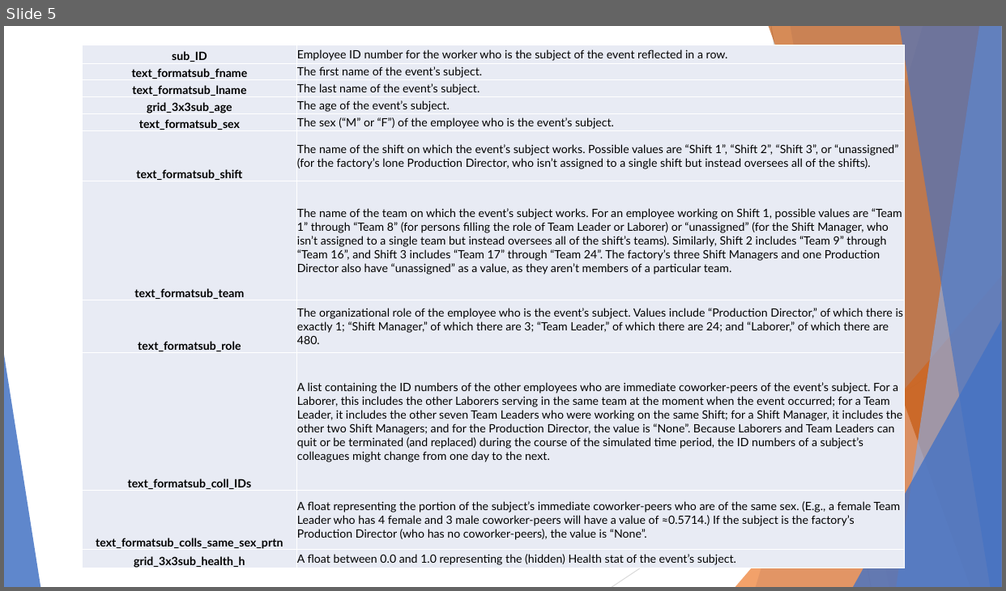
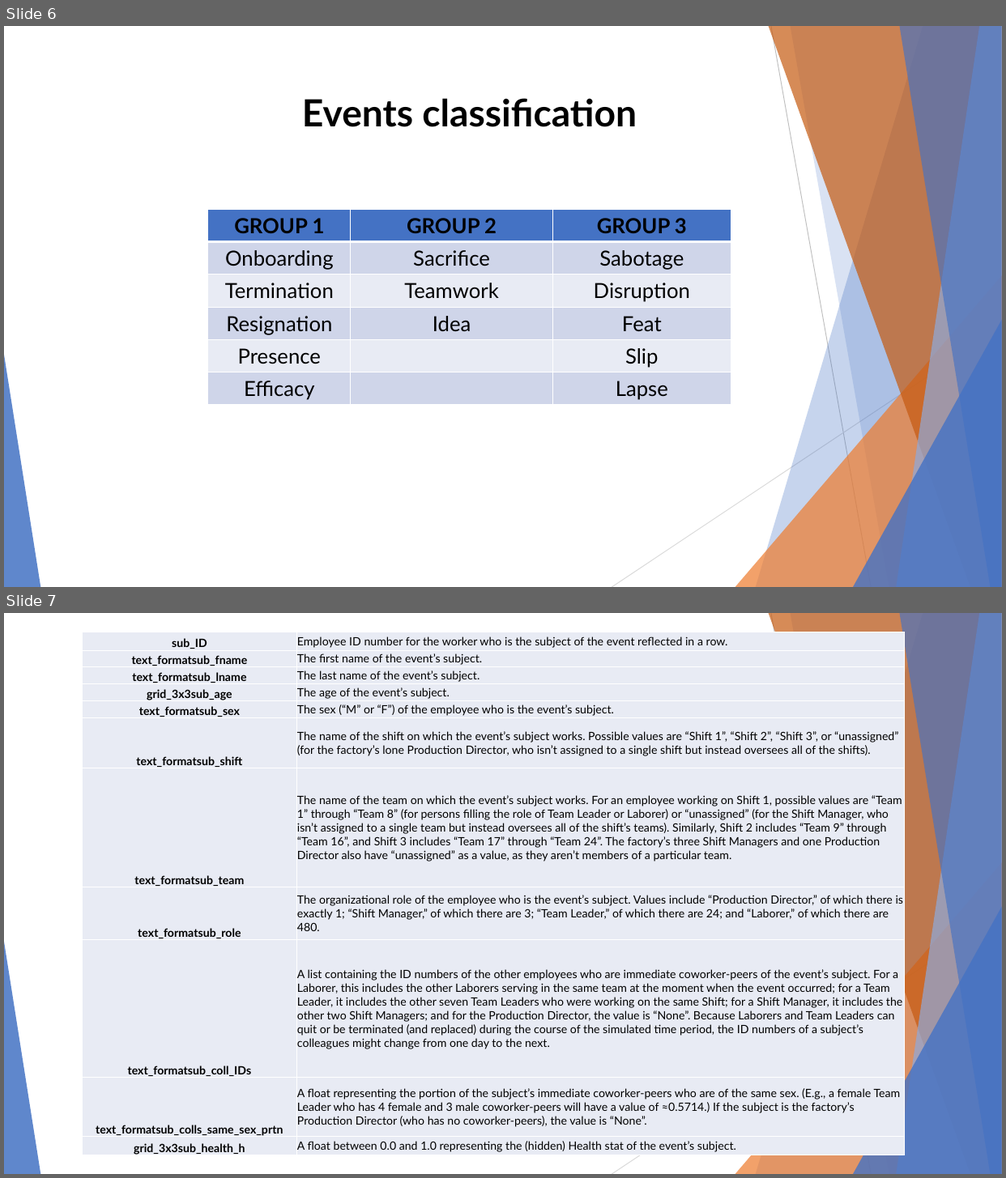
Before and after one commit to BekA-012/ms_kbtu_dv, a slide deck: HW #1/New approach to productivity.pptx. Shown one above the other, each under a label of ours: slide 5 before the commit, slides 6 and 7 after it. The pictures are 1006x591 and 1006x1178 pixels, drawn with LibreOffice and Linux fonts; fonts in the diff are those of the drawing. Boxes give left, top, right and bottom in pixels: in the first picture for what was removed or moved away, otherwise in the second. Text is boxed around its words. In the diff, an @@ line names an element or a change of style, - is before the commit and + after.

```diff
--- a/HW #1/New approach to productivity.pptx
+++ b/HW #1/New approach to productivity.pptx
@@ slide 6 added at box(4, 26, 1002, 587), background #FFFFFF; not listed: 10 template elements that a slide beside it also shows @@
@@ title added at box(302, 98, 637, 127), 36 pt, text #000000, bold @@
+Events classification
@@ table added at box(208, 209, 731, 404), 6 rows, 3 columns @@
+GROUP 1 | GROUP 2 | GROUP 3
+Onboarding | Sacrifice | Sabotage
+Termination | Teamwork | Disruption
+Resignation | Idea | Feat
+Presence |  | Slip
+Efficacy |  | Lapse
@@ what was slide 5 is now slide 7 @@
```
Also in this commit, not shown: 2 slides changed, 1 other slide added, 1 other file.
